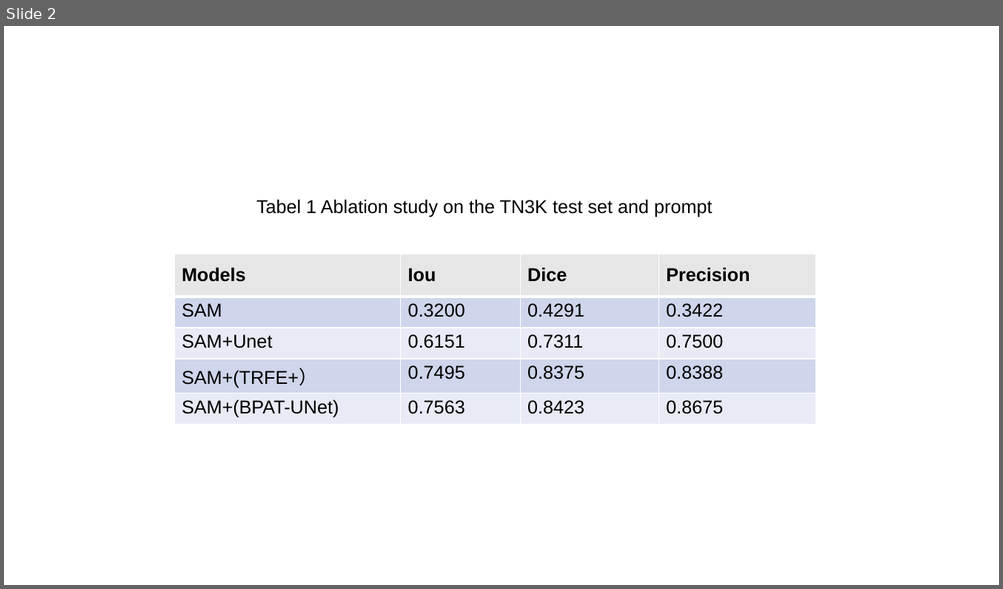
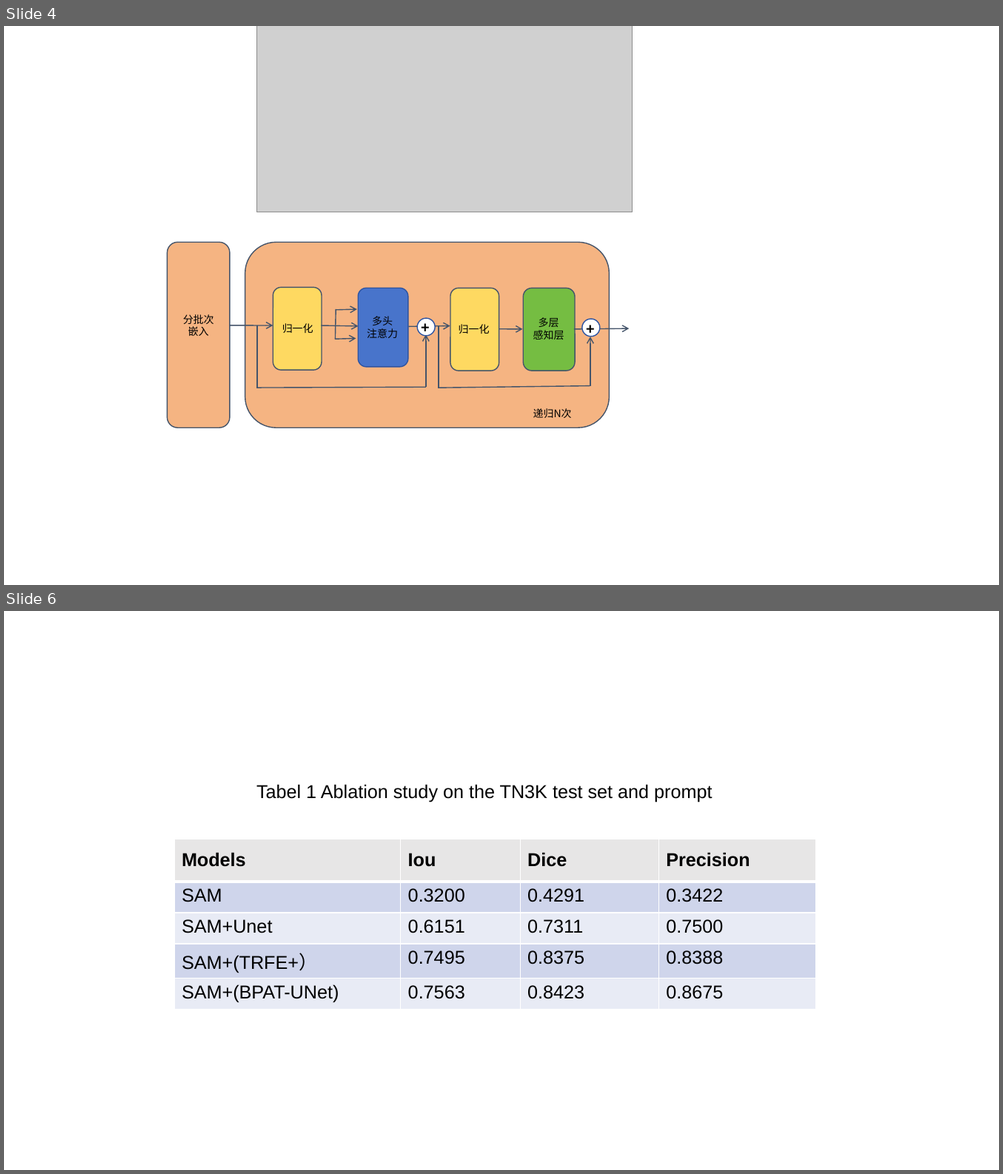
Before and after one commit to wanggy820/MedSAM, a slide deck: 小论文/architecture.pptx. Shown one above the other, each under a label of ours: slide 2 before the commit, slides 4 and 6 after it; the slides between them are not shown. The pictures are 1003x589 and 1003x1174 pixels, drawn with LibreOffice and Linux fonts; fonts in the diff are those of the drawing; grey boxes stand for pictures. Boxes give left, top, right and bottom in pixels: in the first picture for what was removed or moved away, otherwise in the second. Text is boxed around its words. In the diff, an @@ line names an element or a change of style, - is before the commit and + after.

```diff
--- a/小论文/architecture.pptx
+++ b/小论文/architecture.pptx
@@ slide 4 added at bbox=[4, 26, 999, 585], background #FFFFFF @@
@@ picture added at bbox=[257, 26, 632, 212] @@
@@ rounded rectangle added at bbox=[168, 242, 230, 428], fill #F5B482, outline #44546A 1 pt @@
@@ rounded rectangle added at bbox=[245, 242, 609, 428], fill #F5B482, outline #44546A 1 pt @@
@@ rounded rectangle added at bbox=[273, 288, 321, 371], fill #FED961, outline #44546A 1 pt @@
@@ rounded rectangle added at bbox=[358, 288, 407, 367], fill #4874CB, outline #2E54A1 1 pt @@
@@ rounded rectangle added at bbox=[450, 289, 498, 372], fill #FED961, outline #44546A 1 pt @@
@@ rounded rectangle added at bbox=[523, 289, 575, 372], fill #75BD42, outline #44546A 1 pt @@
@@ line added from (336, 309) to (336, 339), #44546A 1 pt @@
@@ arrow added from (336, 310) to (357, 309), #44546A 1 pt @@
@@ text added at bbox=[183, 315, 214, 336], 10 pt, text #000000 @@
+分批次
+嵌入
@@ arrow added from (229, 326) to (273, 326), #44546A 1 pt @@
@@ line added from (257, 326) to (257, 389), #44546A 1 pt @@
@@ text added at bbox=[282, 323, 313, 333], 10 pt, text #000000 @@
+归一化
@@ arrow added from (321, 326) to (358, 326), #44546A 1 pt @@
@@ text added at bbox=[367, 316, 398, 338], 10 pt, text #000000 @@
+多头
+注意力
@@ arrow added from (408, 326) to (450, 326), #44546A 1 pt @@
@@ text added at bbox=[413, 315, 439, 339], 14 pt, text #000000, bold @@
++
@@ ellipse added at bbox=[418, 318, 435, 336], fill #FFFFFF, outline #2E54A1 1 pt @@
@@ arrow added from (426, 387) to (426, 335), #44546A 1 pt @@
@@ line added from (438, 326) to (438, 389), #44546A 1 pt @@
@@ text added at bbox=[458, 324, 489, 334], 10 pt, text #000000 @@
+归一化
@@ arrow added from (498, 329) to (523, 329), #44546A 1 pt @@
@@ text added at bbox=[533, 318, 564, 340], 10 pt, text #000000 @@
+多层
+感知层
@@ arrow added from (574, 329) to (629, 329), #44546A 1 pt @@
@@ text added at bbox=[577, 317, 603, 340], 14 pt, text #000000, bold @@
++
@@ ellipse added at bbox=[582, 319, 600, 337], fill #FFFFFF, outline #2E54A1 1 pt @@
@@ arrow added from (336, 339) to (356, 338), #44546A 1 pt @@
@@ arrow added from (590, 386) to (590, 337), #44546A 1 pt @@
@@ line added from (257, 388) to (426, 387), #44546A 1 pt @@
@@ line added from (438, 388) to (589, 386), #44546A 1 pt @@
@@ text added at bbox=[533, 409, 572, 418], 10 pt, text #000000 @@
+递归N次
@@ what was slide 2 is now slide 6 @@
```
Also in this commit, not shown: 6 other slides added, 11 other files.
